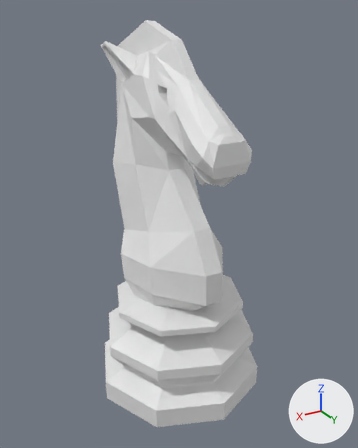
Before and after pictures for a commit that changed the Blender file blender/LowPolyChessSet/src/models/pieces/Knight.blend.
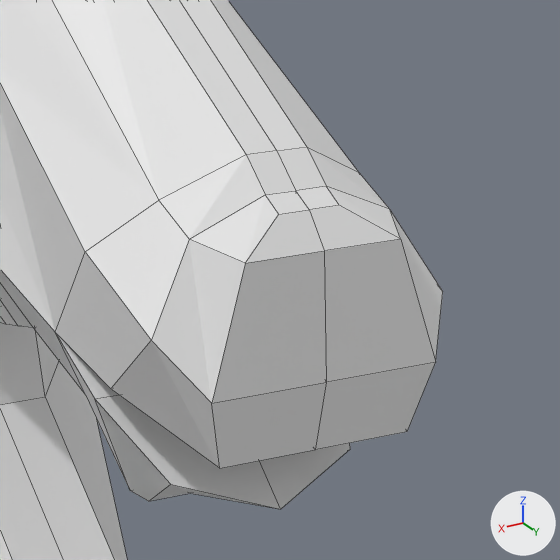
Old and new are each drawn whole from a camera (50 mm lens) standing at (0.053, 0.0886, 0.0854) and looking at (-0.0013, -0.0019, 0.0402) and again close up on the part from 49% to 76% of the width and 22% to 44% of the height. The lights are fixed; the arrows at lower right show +X, +Y and +Z. The close-ups show mesh edges as thin lines.

Names of what the first close-up shows: 'Knight'.
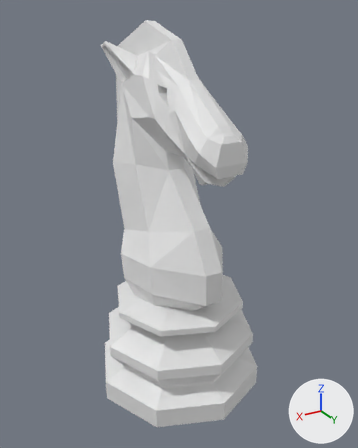
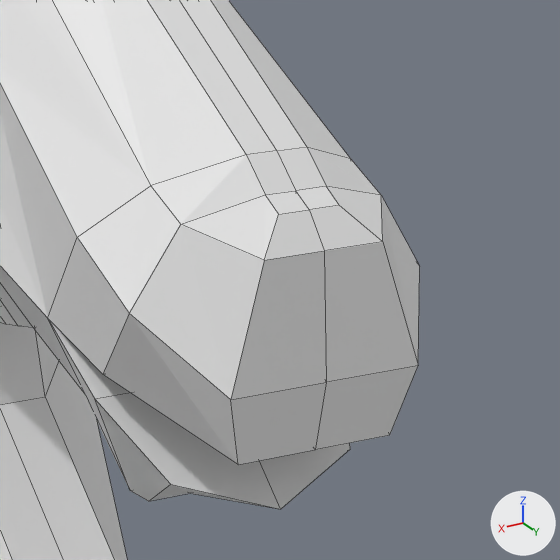
The change, as a diff of the scene's bpy script:
```diff
--- a/blender/LowPolyChessSet/src/models/pieces/Knight.blend.py
+++ b/blender/LowPolyChessSet/src/models/pieces/Knight.blend.py
@@ me_cylinder_002 @@
 me_cylinder_002.from_pydata(...)  # 127 vertices, 110 faces; spans x 0.0..0.0086, y -0.0203..0.0142, z 0.0181..0.0626
 # used by ob_knight; location = (0.0, 0.0, 0.0); scale = (1.33, 1.33, 1.33)
+# me_cylinder_002 part 1: all 3 vertices in x 0.0022..0.0032, y 0.0139..0.0142, z 0.0431..0.0478 are moved by (-0.0005, 0.0, 0.0)
+# me_cylinder_002 part 2: the 1 vertex in x 0.0041, y 0.0132, z 0.0461 is moved by (0.0, -0.0009, 0.0004)
+# me_cylinder_002 part 3: all 5 vertices in x 0.0028..0.0041, y 0.0083..0.0127, z 0.0443..0.0488 are moved by (0.0, -0.0003, 0.0003)
```

Pixel boxes [x1, y1, x2, y2] of what changed, in the close-ups (560 x 560 px; the box of a moved part takes in the faces that stretch with it):
'Knight', reshaped: before [0, 0, 443, 560]; after [0, 0, 420, 560]
part 1 of me_cylinder_002, moved or reshaped: before [190, 186, 436, 468]; after [181, 186, 418, 465]
part 2 of me_cylinder_002, moved or reshaped: before [56, 200, 443, 468]; after [48, 186, 420, 464]
part 3 of me_cylinder_002, moved or reshaped: before [0, 0, 389, 485]; after [0, 0, 381, 485]
